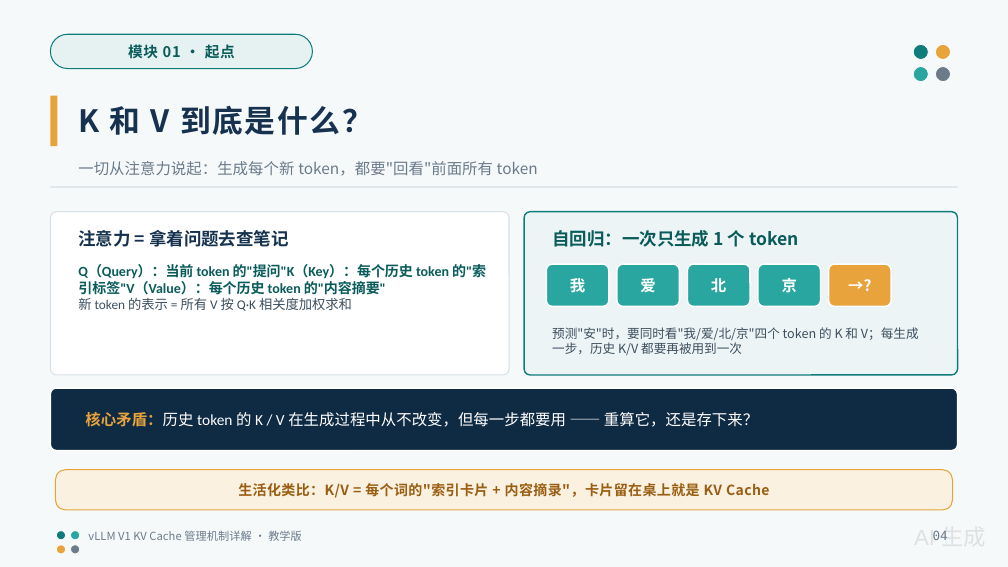
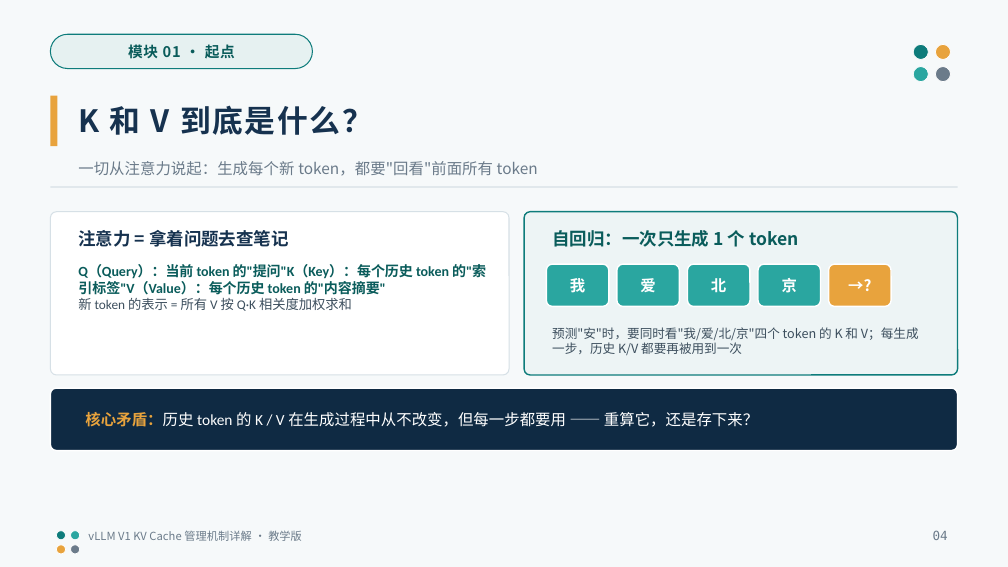
Before and after one commit to GoCHug/vllm, a slide deck: slide 4 of vllm/v1/core/kvcache_ppt/KVCache_管理机制详解_教学版.pptx. Drawn at 1008x567 pixels with LibreOffice and Linux fonts; fonts in the diff are those of the drawing. Boxes give left, top, right and bottom in pixels: in the first picture for what was removed or moved away, otherwise in the second. Text is boxed around its words. In the diff, an @@ line names an element or a change of style, - is before the commit and + after.

```diff
--- a/vllm/v1/core/kvcache_ppt/KVCache_管理机制详解_教学版.pptx
+++ b/vllm/v1/core/kvcache_ppt/KVCache_管理机制详解_教学版.pptx
@@ rounded rectangle removed at (55,470,953,510) @@
@@ text removed at (238,483,770,498) @@
-生活化类比：K/V = 每个词的"索引卡片 + 内容摘录"，卡片留在桌上就是 KV Cache
@@ text removed at (914,530,986,540) @@
-AI 生成
```
Also in this commit, not shown: 43 other slides changed, 1 other file.
